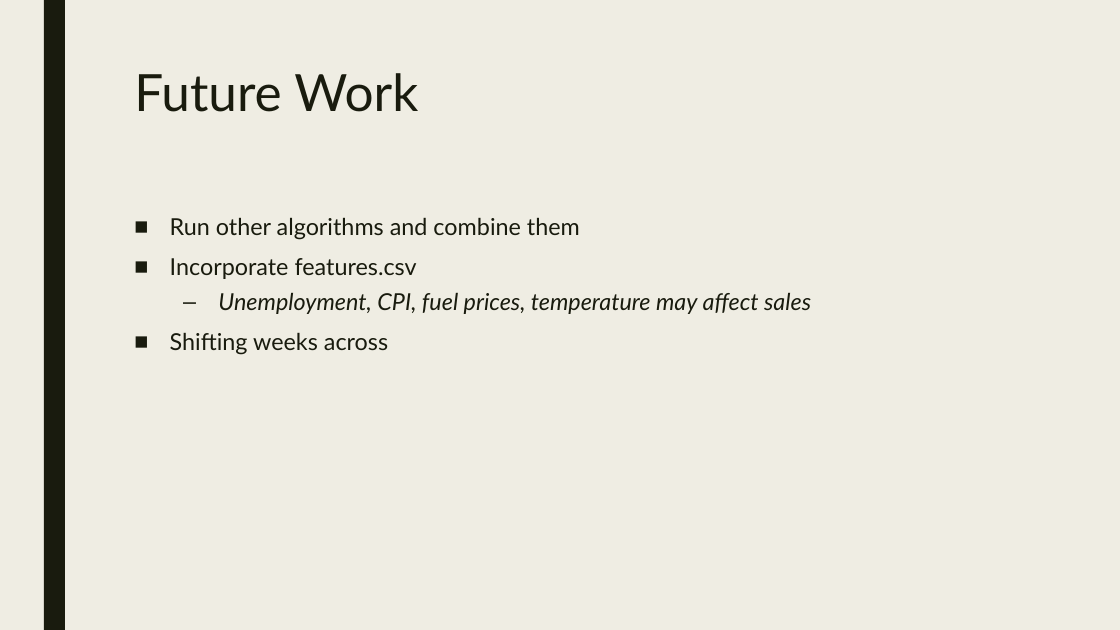
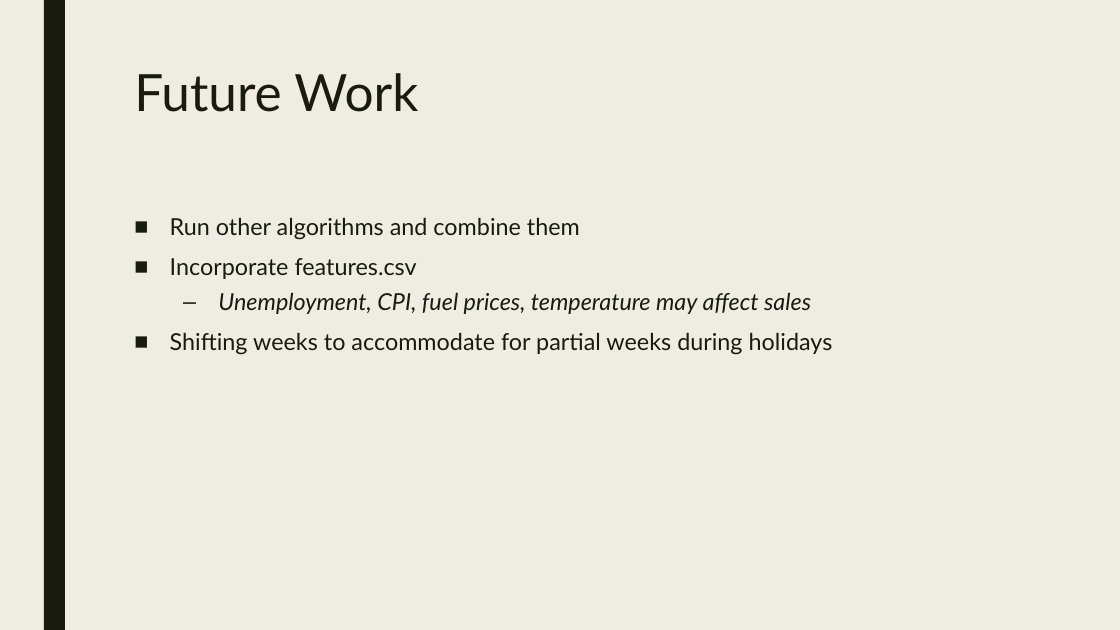
Before and after one commit to nycdatasci/bootcamp005_project, a slide deck: slide 13 of Project5-Capstone/Walmart/Walmart.pptx. Drawn at 1120x630 pixels with LibreOffice and Linux fonts; fonts in the diff are those of the drawing. Boxes give left, top, right and bottom in pixels: in the first picture for what was removed or moved away, otherwise in the second. Text is boxed around its words. In the diff, an @@ line names an element or a change of style, - is before the commit and + after.

Commit message:
presentation

```diff
--- a/Project5-Capstone/Walmart/Walmart.pptx
+++ b/Project5-Capstone/Walmart/Walmart.pptx
@@ text at (170, 332, 833, 355): text changed @@
-■ Shifting weeks across
+■ Shifting weeks to accommodate for partial weeks during holidays
```
